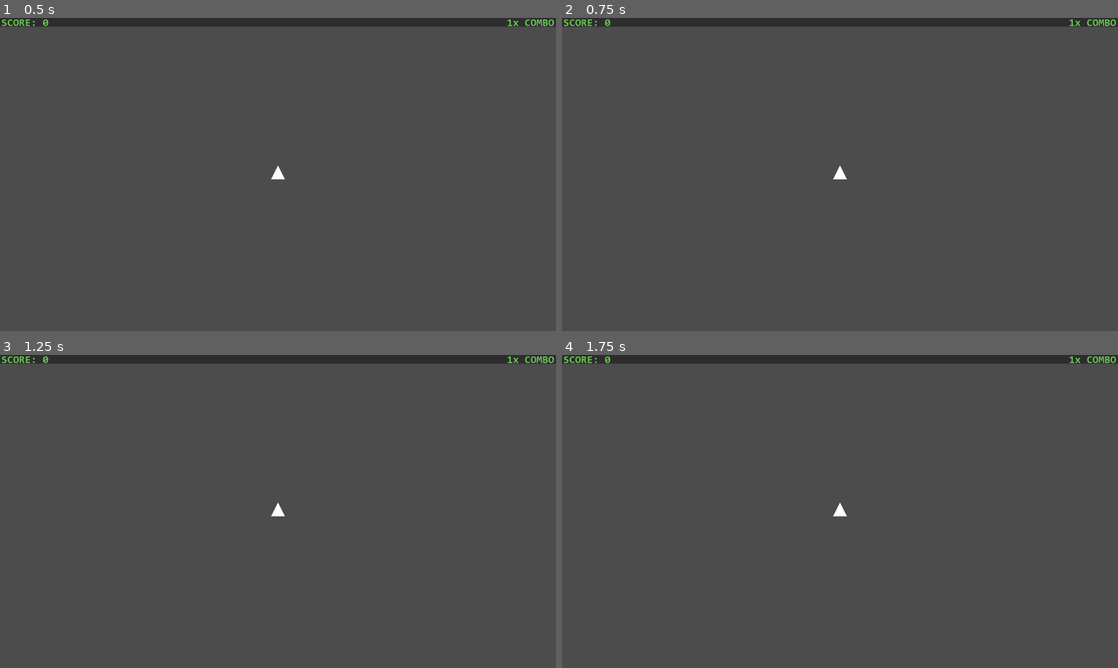
Above: before the commit, frames 1-4 (two rows, left to right).
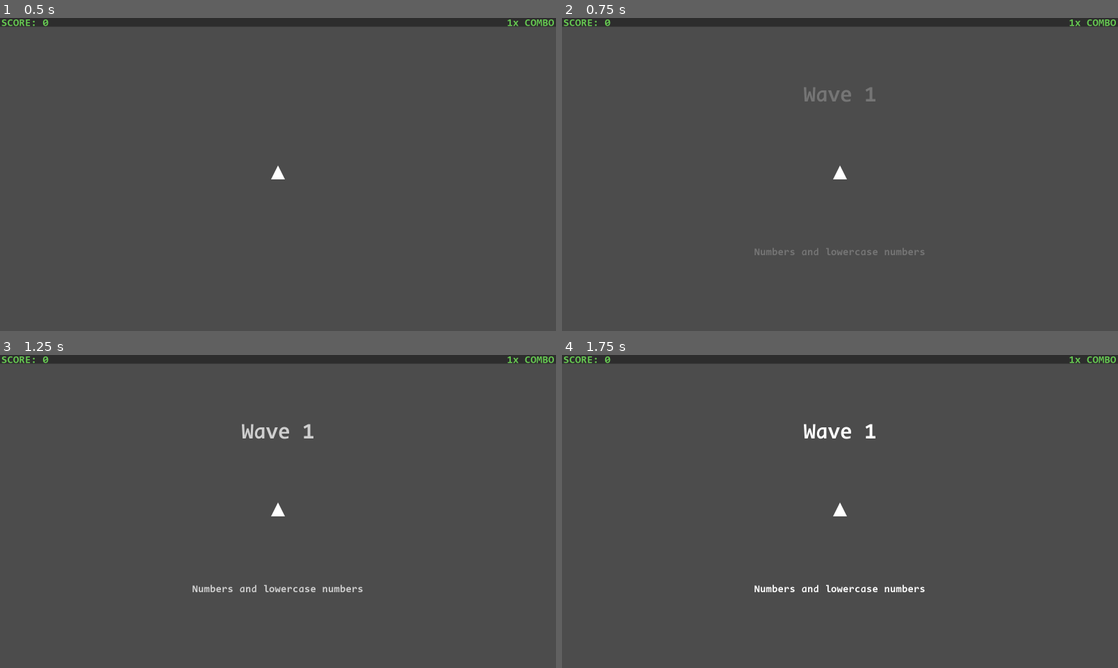
Above: after the commit, the same moments.

Repository: vindow/C-TYPE
Game: Godot game, scene res://scenes/level.tscn
Same seed, same stepped clock (60 frames per second), same inputs: the game is played once before the commit and once after it.
Inputs:
- Up to frame 1 (0.5 s): no input
- Up to frame 2 (0.75 s): tap Enter at 0.5 s; hold D from 0.53 s (still down); tap 1 at 0.6 s
- Up to frame 3 (1.25 s): keep holding D; tap Space at 0.77 s
- Up to frame 4 (1.75 s): release D at 1.28 s; hold S from 1.28 s (still down); tap 3 at 1.35 s; tap Space at 1.52 s

Frame 1 is identical in both runs. In frame 2, 0.4% of the frame differs, in the area x 34-66%, y 22-76%; in frame 3, 0.5%; in frame 4, 0.6%.

Commit message:
Added wave transition text

Diff:
--- /dev/null
+++ b/assets/fonts/code_new_roman_large.tres
@@ -0,0 +1,7 @@
+[gd_resource type="DynamicFont" load_steps=2 format=2]
+
+[ext_resource path="res://assets/fonts/code_new_roman.otf" type="DynamicFontData" id=1]
+
+[resource]
+size = 64
+font_data = ExtResource( 1 )
--- a/scenes/HUD.tscn
+++ b/scenes/HUD.tscn
@@ -1,7 +1,37 @@
-[gd_scene load_steps=3 format=2]
+[gd_scene load_steps=5 format=2]
 
 [ext_resource path="res://scripts/HUD.gd" type="Script" id=1]
 [ext_resource path="res://assets/fonts/code_new_roman.tres" type="DynamicFont" id=2]
+[ext_resource path="res://assets/fonts/code_new_roman_large.tres" type="DynamicFont" id=3]
+
+[sub_resource type="Animation" id=1]
+resource_name = "next_wave"
+length = 3.5
+step = 0.5
+tracks/0/type = "value"
+tracks/0/path = NodePath("CenterContainer/wave_number:modulate")
+tracks/0/interp = 1
+tracks/0/loop_wrap = true
+tracks/0/imported = false
+tracks/0/enabled = true
+tracks/0/keys = {
+"times": PoolRealArray( 0.5, 1.5, 2.5, 3.5 ),
+"transitions": PoolRealArray( 1, 1, 1, 1 ),
+"update": 0,
+"values": [ Color( 1, 1, 1, 0 ), Color( 1, 1, 1, 1 ), Color( 1, 1, 1, 1 ), Color( 1, 1, 1, 0 ) ]
+}
+tracks/1/type = "value"
+tracks/1/path = NodePath("CenterContainer2/subtext:modulate")
+tracks/1/interp = 1
+tracks/1/loop_wrap = true
+tracks/1/imported = false
+tracks/1/enabled = true
+tracks/1/keys = {
+"times": PoolRealArray( 0.5, 1.5, 2.5, 3.5 ),
+"transitions": PoolRealArray( 1, 1, 1, 1 ),
+"update": 0,
+"values": [ Color( 1, 1, 1, 0 ), Color( 1, 1, 1, 1 ), Color( 1, 1, 1, 1 ), Color( 1, 1, 1, 0 ) ]
+}
 
 [node name="HUD" type="Control"]
 anchor_right = 1.0
@@ -28,3 +58,35 @@
 custom_colors/font_color = Color( 0.403922, 0.8, 0.321569, 1 )
 text = "1x COMBO"
 align = 2
+
+[node name="CenterContainer" type="CenterContainer" parent="."]
+margin_right = 1600.0
+margin_bottom = 450.0
+
+[node name="wave_number" type="Label" parent="CenterContainer"]
+modulate = Color( 1, 1, 1, 0 )
+margin_left = 695.0
+margin_top = 192.0
+margin_right = 905.0
+margin_bottom = 257.0
+custom_fonts/font = ExtResource( 3 )
+text = "Wave 1"
+align = 1
+
+[node name="CenterContainer2" type="CenterContainer" parent="."]
+margin_top = 450.0
+margin_right = 1600.0
+margin_bottom = 900.0
+
+[node name="subtext" type="Label" parent="CenterContainer2"]
+modulate = Color( 1, 1, 1, 0 )
+margin_left = 553.0
+margin_top = 209.0
+margin_right = 1046.0
+margin_bottom = 240.0
+custom_fonts/font = ExtResource( 2 )
+text = "Numbers and lowercase numbers"
+align = 1
+
+[node name="AnimationPlayer" type="AnimationPlayer" parent="."]
+anims/next_wave = SubResource( 1 )
--- a/scenes/bomb.tscn
+++ b/scenes/bomb.tscn
@@ -25,7 +25,6 @@
 
 [node name="bomb" type="Area2D"]
 modulate = Color( 1, 1, 1, 0.254902 )
-position = Vector2( 800, 450 )
 scale = Vector2( 0.014, 0.014 )
 script = ExtResource( 1 )
 
--- a/scenes/level.tscn
+++ b/scenes/level.tscn
@@ -16,9 +16,10 @@
 wait_time = 0.5
 
 [node name="wave_timer" type="Timer" parent="."]
-wait_time = 3.0
+wait_time = 3.5
 one_shot = true
 [connection signal="combo_changed" from="." to="HUD" method="_on_level_combo_changed"]
 [connection signal="score_changed" from="." to="HUD" method="_on_level_score_changed"]
+[connection signal="wave_changed" from="." to="HUD" method="_on_level_wave_changed"]
 [connection signal="timeout" from="spawn_timer" to="." method="_on_spawn_timer_timeout"]
 [connection signal="timeout" from="wave_timer" to="." method="_on_wave_timer_timeout"]
--- a/scenes/units/bullet.gd
+++ b/scenes/units/bullet.gd
@@ -1,6 +1,6 @@
 extends Area2D
 
-export var velocity = 800.0
+export var velocity = 900.0
 var direction = 0
 var target_to_kill = null
 
--- a/scripts/HUD.gd
+++ b/scripts/HUD.gd
@@ -2,6 +2,8 @@
 
 onready var score = get_node("score")
 onready var combo = get_node("combo")
+onready var wave_title = get_node("CenterContainer/wave_number")
+onready var wave_subtitle = get_node("CenterContainer2/subtext")
 
 # Called when the node enters the scene tree for the first time.
 func _ready():
@@ -18,3 +20,19 @@
 
 func _on_level_combo_changed(combo_amount):
 	combo.text = String(combo_amount) + "x COMBO"
+
+
+func _on_level_wave_changed(wave_number):
+	wave_title.text = "Wave " + String(wave_number)
+	if wave_number != 1:
+		var subtitle = "+"
+		if wave_number > 9:
+			subtitle += String(2) + " Enemies"
+		else:
+			subtitle += String(1) + " Enemy"
+		if wave_number == 5:
+			subtitle += ", capital letters now spawn"
+		if wave_number == 10:
+			subtitle += ", symbols now spawn"
+		wave_subtitle.text = subtitle
+	get_node("AnimationPlayer").play("next_wave")
--- a/scripts/enemy.gd
+++ b/scripts/enemy.gd
@@ -21,10 +21,10 @@
 
 func kill():
 	#TODO: Play death animation, queue up for deletion
+	get_parent().remove_enemy(get_node("."))
 	queue_free()
 
 func _on_enemy_area_entered(area):
 	if area.has_method("die"):
 		area.die()
-		get_parent().remove_enemy(get_node("."))
 		kill()
--- a/scripts/level.gd
+++ b/scripts/level.gd
@@ -15,6 +15,7 @@
 
 signal score_changed(score_amount)
 signal combo_changed(combo_amount)
+signal wave_changed(wave_number)
 
 
 func _ready():
@@ -26,13 +27,15 @@
 	var num_to_spawn = 9 + wave
 	if wave > 9:
 		difficulty = 2
-		num_to_spawn += wave - 10
+		num_to_spawn += 1
 	elif wave > 4:
 		difficulty = 1
 	if spawn_counter >= num_to_spawn:
 		get_node("spawn_timer").stop()
 		var wave_timer = get_node("wave_timer")
 		if enemies.size() == 0 and wave_timer.is_stopped():
+			wave += 1
+			emit_signal("wave_changed", wave)
 			wave_timer.start()
 
 
@@ -183,6 +186,5 @@
 
 # Countdown timer for the next wave
 func _on_wave_timer_timeout():
-	wave += 1
 	spawn_counter = 0
 	get_node("spawn_timer").start()
